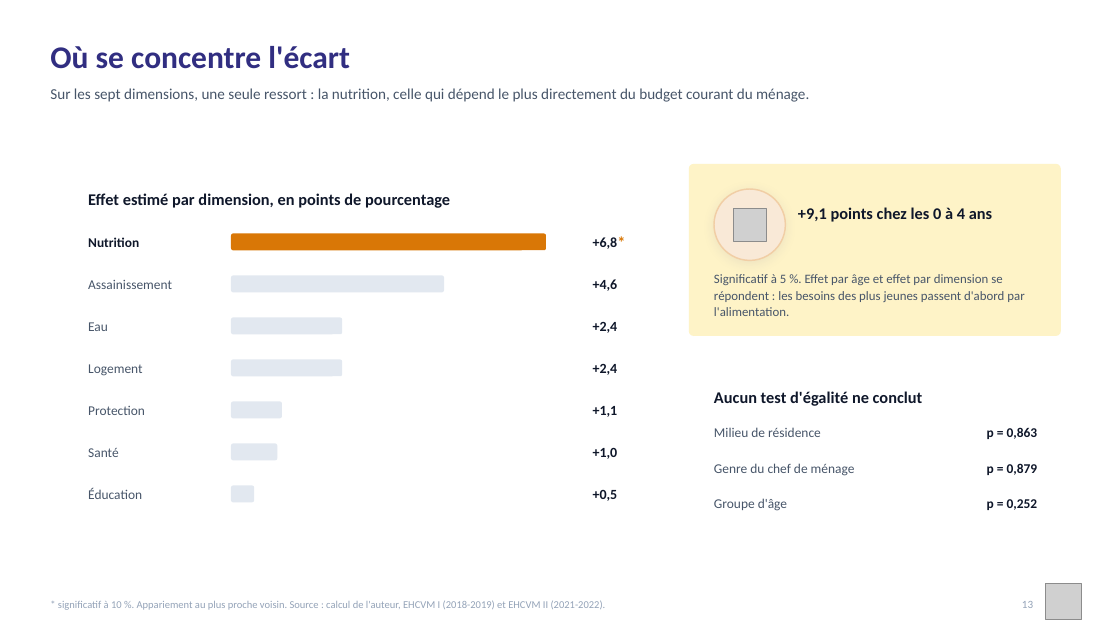
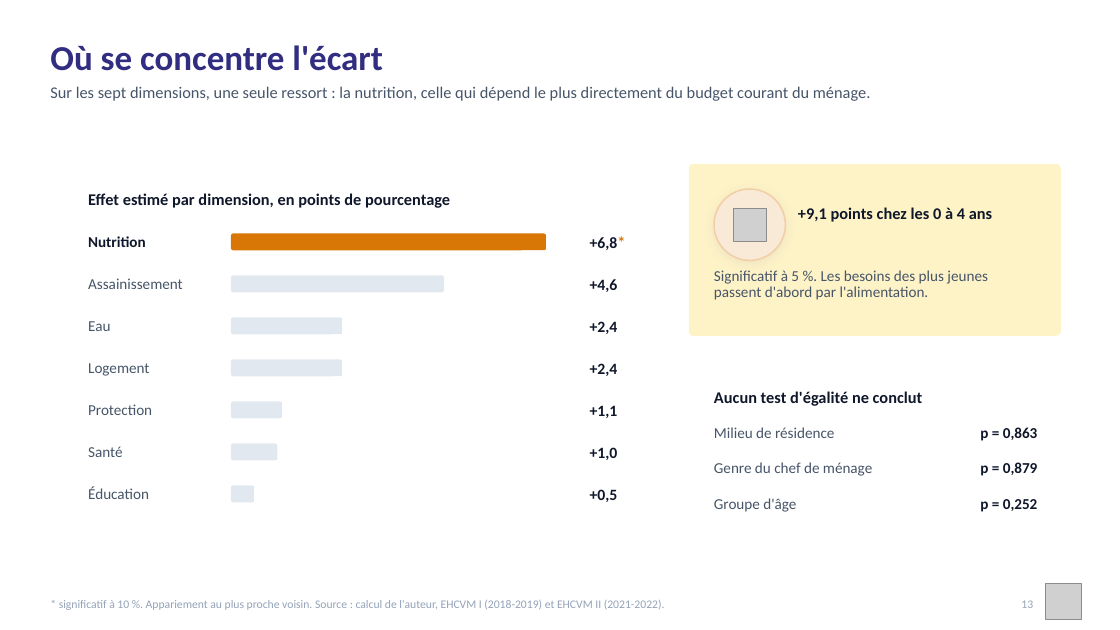
Before and after one commit to JODRAFF9/MEMOIRE, a slide deck: slide 13 of infographie/presentation_infographique.pptx. Drawn at 1120x630 pixels with LibreOffice and Linux fonts; fonts in the diff are those of the drawing; grey boxes stand for pictures. Boxes give left, top, right and bottom in pixels: in the first picture for what was removed or moved away, otherwise in the second. Text is boxed around its words. In the diff, an @@ line names an element or a change of style, - is before the commit and + after.

```diff
--- a/infographie/presentation_infographique.pptx
+++ b/infographie/presentation_infographique.pptx
@@ text "Où se concentre l'écart" at (50, 45, 383, 71): size 27 to 30 pt @@
@@ text "Sur les sept dimensions, une ..." at (50, 86, 870, 101): size 13 to 14 pt @@
@@ text at (714, 270, 988, 300): text changed; size 11 to 13 pt @@
-Significatif à 5 %. Effet par âge et effet par dimension se répondent : les besoins des plus jeunes passent d'abord par l'alimentation.
+Significatif à 5 %. Les besoins des plus jeunes passent d'abord par l'alimentation.
@@ size 12 to 13.5 pt in 7 elements at (590, 236, 626, 250), (590, 279, 618, 292), (590, 321, 618, 334), (590, 363, 618, 376), (590, 405, 618, 418), (590, 447, 618, 460), (590, 489, 618, 502) @@
@@ size 11.5 to 13 pt in 13 elements at (88, 236, 146, 247), (88, 278, 183, 289), (88, 321, 110, 331), (88, 363, 149, 376), (88, 404, 152, 415), (88, 446, 122, 457), (88, 487, 149, 499), (714, 427, 834, 438), (980, 427, 1038, 441), (714, 462, 872, 476), (980, 462, 1038, 476), (714, 498, 796, 512), (980, 499, 1038, 512) @@
@@ text "* significatif à 10 %. ..." at (59, 600, 665, 610): size 9 to 10 pt @@
@@ text "13" at (1021, 600, 1033, 608): size 9.5 to 10 pt @@
```
Also in this commit, not shown: 20 other slides changed, 2 other files.
